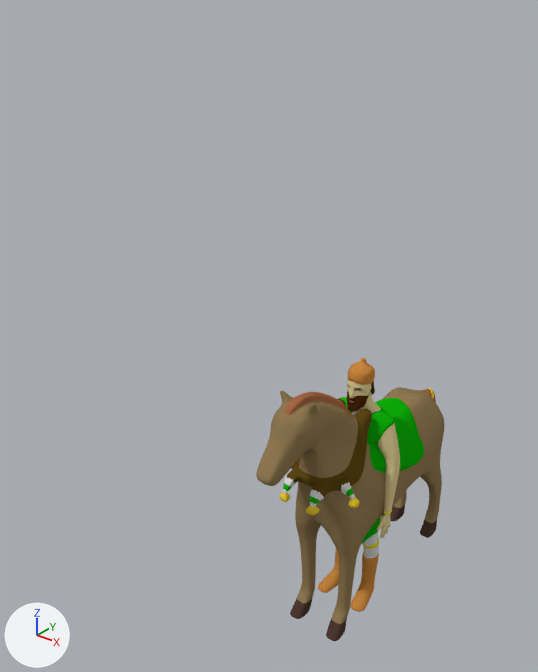
An edit to the Blender file RTS Dev Project/Assets/Models/Characters/babilons/babylonians_knight.blend, drawn before and after from the same camera.
Rendered twice from a 50 mm lens placed at (6.31, -10.67, 12.11), pointed at (-1.16, -1.32, 6.31). Arrows for +X, +Y and +Z are at lower left; the lights stay in place.

Script lines for the objects in view, before the commit:
```python
ob_horse_mesh = bpy.data.objects.new('horse mesh', me_horse)
ob_horse_mesh.location = (0.0, 0.0, 3.26)
ob_horse_mesh.scale = (0.391, 0.391, 0.391)
ob_human_mesh = bpy.data.objects.new('human mesh', me_human_001)
ob_human_mesh.location = (0.0, 0.0, 2.8)
ob_human_mesh.scale = (0.344, 0.344, 0.344)
ob_lance_mesh = bpy.data.objects.new('lance mesh', me_cylinder)
ob_lance_mesh.location = (0.0, 0.0, 2.56)
ob_lance_mesh.scale = (0.0481, 0.0481, 3.61)
```
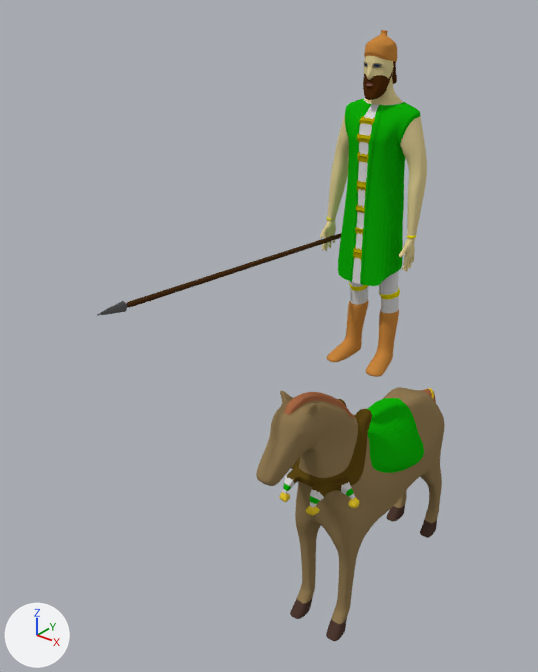
What differs and where, as boxes [x1, y1, x2, y2] in the pictures (538 x 672 px):
'human mesh', moved
    before: [318, 358, 400, 612]
    after: [320, 30, 427, 377]
'lance mesh', shown (brown)
    after: [97, 233, 341, 315]

The change, as a diff of the scene's bpy script:
```diff
--- a/RTS Dev Project/Assets/Models/Characters/babilons/babylonians_knight.blend.py
+++ b/RTS Dev Project/Assets/Models/Characters/babilons/babylonians_knight.blend.py
@@ ob_lance_mesh @@
 ob_lance_mesh = bpy.data.objects.new('lance mesh', me_cylinder)
-ob_lance_mesh.location = (0.0, 0.0, 2.56)
+ob_lance_mesh.location = (-0.77, -0.74, 7.92)
+ob_lance_mesh.rotation_euler = (1.526, -0.312, -0.0356)  # degrees (87, -18, -2)
 ob_lance_mesh.scale = (0.0481, 0.0481, 3.61)
-ob_lance_mesh.hide_render = True
@@ ob_human_mesh @@
 ob_human_mesh = bpy.data.objects.new('human mesh', me_human_001)
-ob_human_mesh.location = (0.0, 0.0, 2.8)
+ob_human_mesh.location = (0.0, 0.0, 8.45)
 ob_human_mesh.scale = (0.344, 0.344, 0.344)
```
